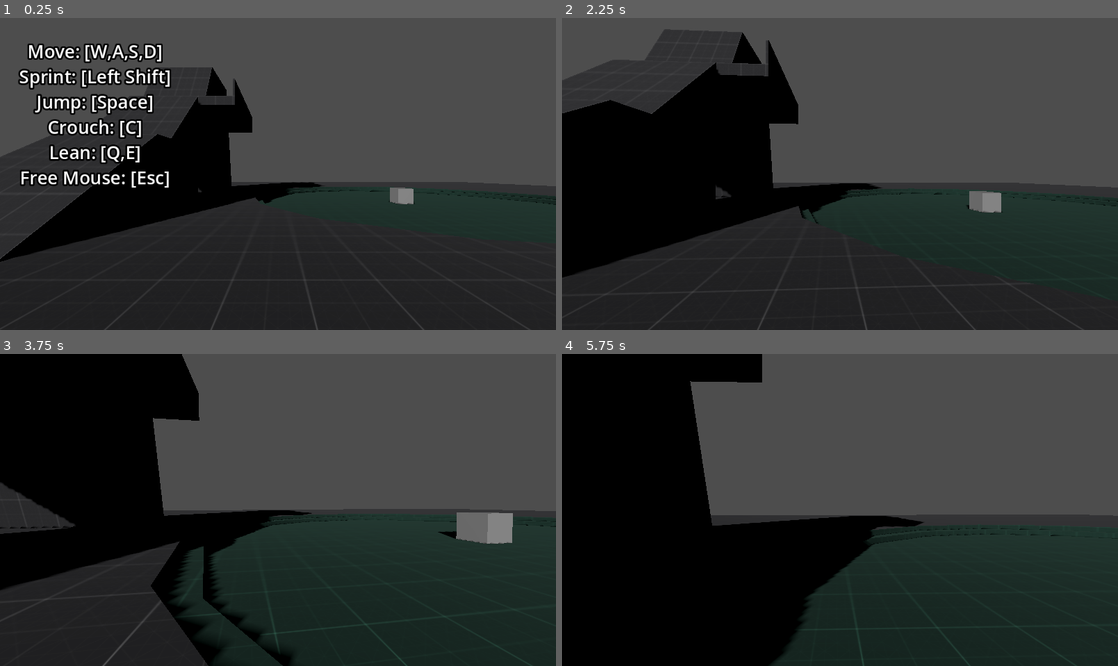
Above: before the commit, frames 1-4 (two rows, left to right).
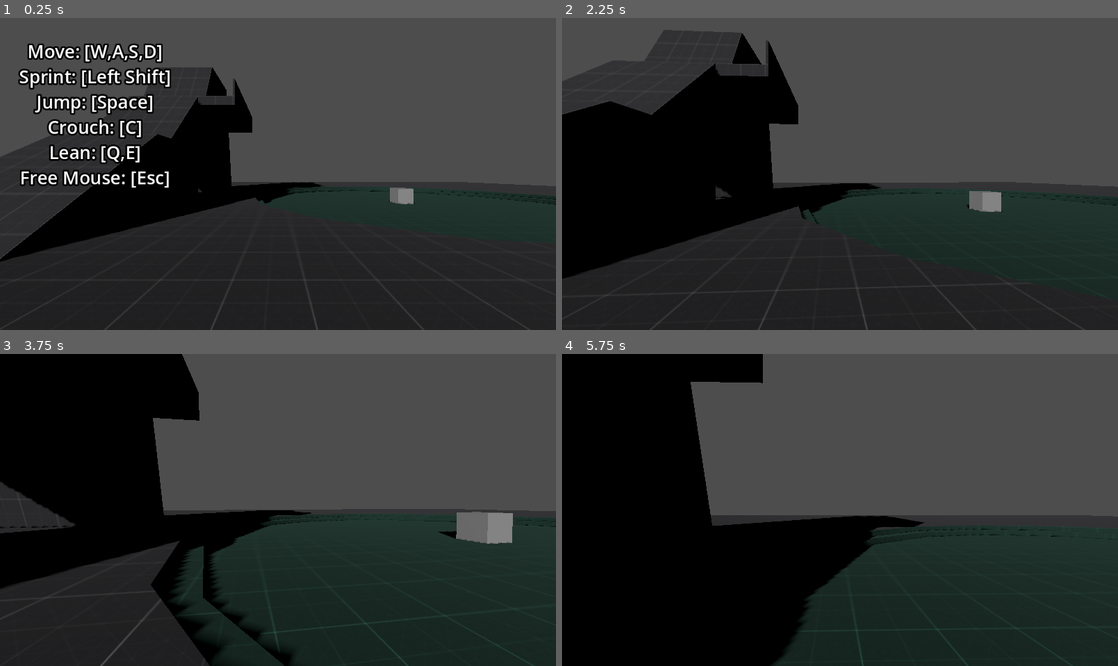
Above: after the commit, the same moments.

Repository: newengland-neighbor/data-driven-fp-controller
Game: Godot game, scene res://environments/prototyping_room/prototyping_room.tscn
Two runs of this game, one before a commit and one after it. Both use one fixed random seed, a clock stepped at 60 frames per second and the inputs below.
Inputs (mouse positions are in pixels of both pictures, inside the frame that each line leads up to):
- Up to frame 1 (0.25 s): no input
- Up to frame 2 (2.25 s): tap Enter at 0.5 s; move the mouse to (867, 174) at 0.52 s; hold C (crouch) 0.53-1.28 s; hold W (move_forward) from 0.53 s (still down); tap Space (jump) at 0.77, 1.52 s; move the mouse to (812, 174) at 1.27 s; tap Shift (sprint) at 1.35 s; move the mouse to (851, 167) at 2.02 s; hold C (crouch) from 2.03 s (still down)
- Up to frame 3 (3.75 s): keep holding W (move_forward); move the mouse to (272, 516) at 2.77 s; release C (crouch) at 2.78 s; tap Shift (sprint) at 2.85 s; tap Space (jump) at 3.02 s; move the mouse to (316, 513) at 3.52 s; hold C (crouch) from 3.53 s (still down)
- Up to frame 4 (5.75 s): keep holding W (move_forward); tap Space (jump) at 3.77, 4.52 s; move the mouse to (795, 506) at 4.27 s; release C (crouch) at 4.28 s; tap Shift (sprint) at 4.35 s; move the mouse to (845, 510) at 5.02 s; hold C (crouch) from 5.03 s (still down)

The runs differ from the first frame. In frame 2, 0.3% of the frame differs, in the area x 0-100%, y 4-100%; in frame 3, 0.4%, in the area x 0-98%, y 0-100%; in frame 4, 0.2%.

Commit message:
Update fp_cam_effects_component.gd
various bug fixes and documentation updates

Diff:
--- a/entities/player/components/fp_cam_effects_component.gd
+++ b/entities/player/components/fp_cam_effects_component.gd
@@ -1,22 +1,33 @@
 class_name FPCameraEffectComponent extends ComponentCore
 
+##If false, the camera tilt effect will not be used.
 @export var enable_tilt : bool = true
+##The base amount (in degrees) that the camera should roll when moving horizontally.
 @export var tilt_amnt : float = 0.5
+##Modifier value used to scale the camera tilt effect.
 @export_range(0.1, 1.0, 0.1) var tilt_intensity : float = 0.5
 
+##If false, the head bob  effect will not be used.
 @export var enable_headbob : bool = true
-##Curves used to simulate a headbob effect. Expects at least two defined curve elements.
+##Curves used to smoothly animate a headbob effect. Expects at least two defined curve elements.
 @export var headbob_curves : Array[Curve]
+##The minimum velocity magnitude the player should be moving until headbobbing begins.
 @export_range(0.0, 1.0, 0.05) var speed_gate : float = 0.1
+##Modifier value used to scale the head bob effect.
 @export_range(0.1, 1.0, 0.1) var headbob_intensity : float = 0.5
-@export_range(0.0, 6.0, 0.05) var headbob_frequency : float = 3.5
+##How fast should the headbob effect be? (Higher values = faster effect)
+@export_range(0.1, 1.0, 0.05) var headbob_frequency : float = 0.25
+##The base amount that the camera should move and rotate when headbobbing.
 @export_range(0.0, 0.1, 0.05) var headbob_amount : float = 0.04
 var step_timer : float = 0.0
 var sway_timer : float = 0.0
 signal request_step_sound
 
+##Modifier value used to scale the fall kick effect.
 @export_range(1.0, 3.0, 0.5) var fallkick_intensity : float = 1.5
+##Curve used to smoothly animate the fall kick.
 @export var fall_kick_curve : Curve
+##The maximum time (in seconds) a fall kick should last for
 @export var max_fall_time : float = 0.5
 var fall_timer : float = 0.0
 
@@ -75,7 +86,11 @@
 		tilt_values.x = dots.y * deg_to_rad(tilt_amnt) * tilt_intensity
 		tilt_values.y = dots.x * -deg_to_rad(tilt_amnt / 2.0) * tilt_intensity
 	else: tilt_values = Vector2.ZERO
-	return Vector3(tilt_values.x, 0.0, tilt_values.y)
+	return Vector3(
+		snappedf(tilt_values.x, 0.0001),
+		0.0,
+		snappedf(tilt_values.y, 0.0001)
+		)
 
 var scaled_kick_strength : float = 0.0
 func _on_landing_received(val:float,threshold:float) -> void:
@@ -92,8 +107,16 @@
 	if fall_timer >= max_fall_time: return [Vector3.ZERO, Vector3.ZERO]
 	if fall_timer < max_fall_time: fall_timer += _delta
 	return [
-		Vector3(0.0, -fall_kick_curve.sample_baked(fall_timer) * 0.1, 0.0),
-		Vector3(-deg_to_rad((fall_kick_curve.sample_baked(fall_timer) * fallkick_intensity) * scaled_kick_strength), 0.0, 0.0)
+		Vector3(
+			0.0,
+			snappedf(-fall_kick_curve.sample_baked(fall_timer) * 0.1, 0.0001),
+			0.0
+			),
+		Vector3(
+			snappedf(-deg_to_rad((fall_kick_curve.sample_baked(fall_timer) * fallkick_intensity) * scaled_kick_strength), 0.0001),
+			0.0,
+			0.0
+			)
 	]
 
 func get_headbob_vector(_delta:float) -> Array[Vector3]:
@@ -113,8 +136,8 @@
 	var v : Vector3 = player_ref.get_real_velocity()
 	var speed : float = snappedf(Vector2(v.x, v.z).length(), 0.01)
 	if speed > speed_gate and player_ref.is_on_floor():
-		step_timer += _delta * (speed / headbob_frequency)
-		sway_timer += _delta * (speed / headbob_frequency) / 2
+		step_timer += _delta * (speed * headbob_frequency)
+		sway_timer += _delta * (speed * headbob_frequency) / 2
 
 		if step_timer >= 1.0:
 			request_step_sound.emit()
@@ -123,8 +146,15 @@
 
 		if !enable_headbob: return [Vector3.ZERO, Vector3.ZERO]
 
-		var bob_y : float = headbob_curves[0].sample_baked(step_timer) * headbob_amount * headbob_intensity
-		var sway_z : float = headbob_curves[1].sample_baked(sway_timer) * headbob_amount * headbob_intensity
+		var bob_y : float = snappedf(
+			headbob_curves[0].sample_baked(step_timer) * headbob_amount * headbob_intensity,
+			0.0001
+			)
+		var sway_z : float = snappedf(
+			 headbob_curves[1].sample_baked(sway_timer) * headbob_amount * headbob_intensity,
+			0.0001
+			)
+
 		return [Vector3(0.0, bob_y, 0.0), Vector3(0.0, 0.0, sway_z / 4.0)]
 	return [Vector3.ZERO, Vector3.ZERO]
 
